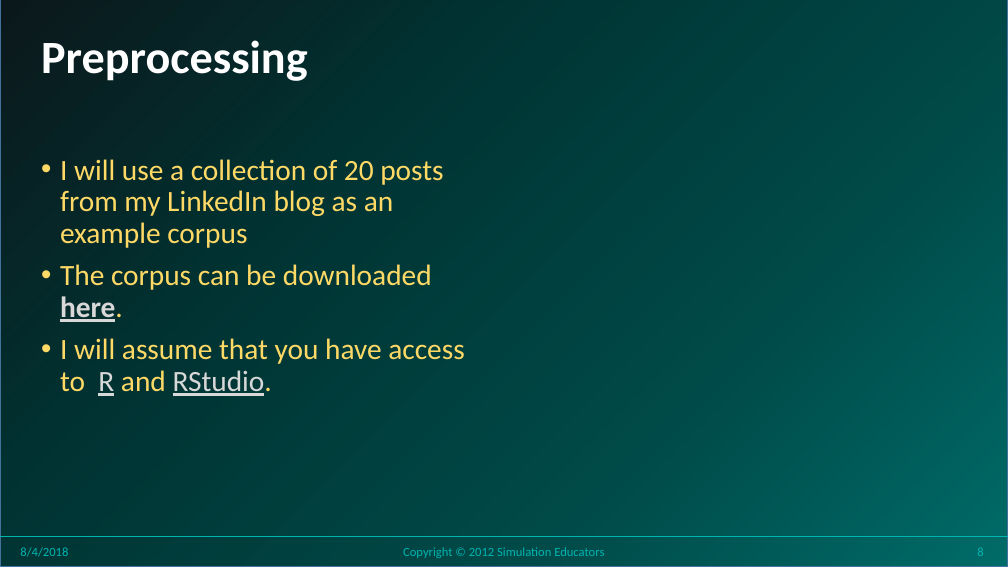
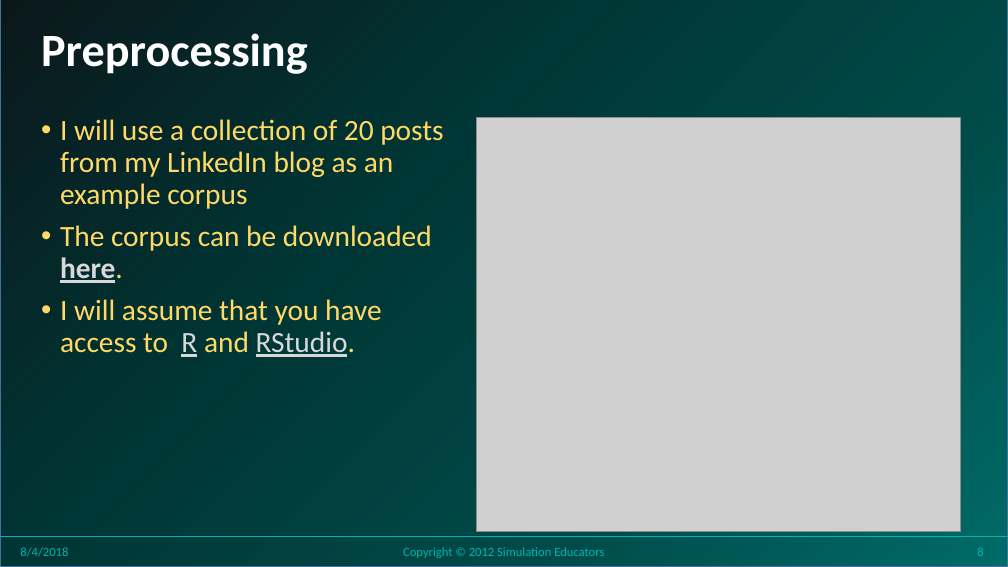
Before and after one commit to stricje1/VIT_University, a slide deck: slide 8 of Predictive_Modeling/PPT/Seminar 14 - Topic Modeling.pptx. Drawn at 1008x567 pixels with LibreOffice and Linux fonts; fonts in the diff are those of the drawing; grey boxes stand for pictures; background and template pictures are left out. Boxes give left, top, right and bottom in pixels: in the first picture for what was removed or moved away, otherwise in the second. Text is boxed around its words. In the diff, an @@ line names an element or a change of style, - is before the commit and + after.

```diff
--- a/Predictive_Modeling/PPT/Seminar 14 - Topic Modeling.pptx
+++ b/Predictive_Modeling/PPT/Seminar 14 - Topic Modeling.pptx
@@ title "Preprocessing": place and size @@
-title "Preprocessing" at box(41, 40, 307, 81)
+title "Preprocessing" at box(41, 33, 307, 74)
@@ text "I will use a collection ..." rewrapped from box(60, 159, 464, 396) to box(60, 119, 443, 357) @@
@@ picture added at box(476, 117, 960, 532) @@
```
Also in this commit, not shown: 15 other slides changed, 3 other files.
